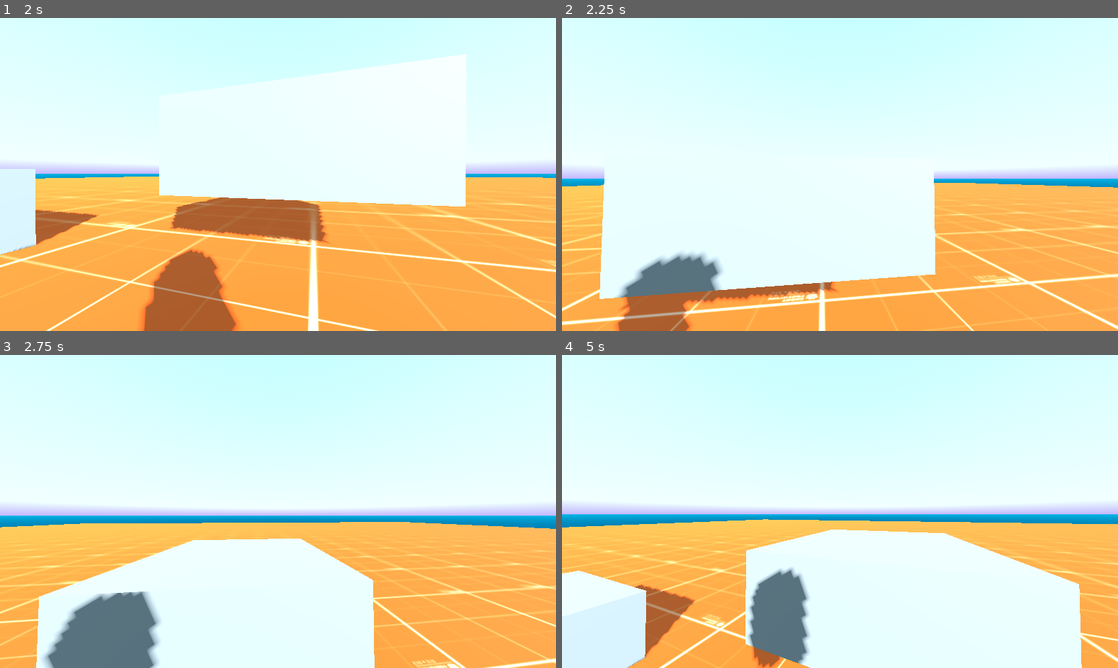
Above: before the commit, frames 1-4 (two rows, left to right).
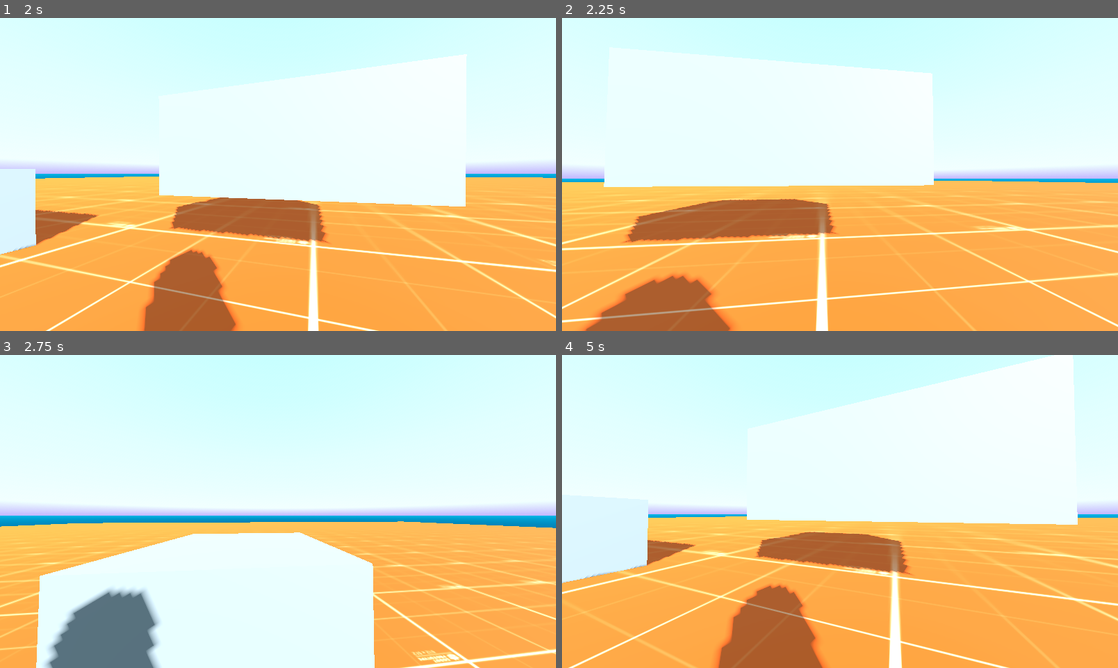
Above: after the commit, the same moments.

Repository: init-Sense/octant
Game: Godot game, scene res://scenes/octagon.tscn
Same seed, same stepped clock (60 frames per second), same inputs: the game is played once before the commit and once after it. A sky picture missing from this copy of the repository is replaced by a grey-blue gradient.
Inputs (mouse positions are in pixels of both pictures, inside the frame that each line leads up to):
- Up to frame 1 (2 s): tap Enter at 0.5 s; move the mouse to (305, 174) at 0.52 s; hold Q (debug_crouch_up) from 0.53 s (still down); tap Shift (sprint) at 0.6, 1.55 s; tap Space (jump) at 0.77, 0.8, 1.07, 1.35, 1.52, 1.82 s; move the mouse to (250, 174) at 1.27 s
- Up to frame 2 (2.25 s): keep holding Q (debug_crouch_up); move the mouse to (851, 168) at 2.02 s; tap Shift (sprint) at 2.1 s
- Up to frame 3 (2.75 s): keep holding Q (debug_crouch_up); tap Space (jump) at 2.3 s
- Up to frame 4 (5 s): keep holding Q (debug_crouch_up); move the mouse to (834, 517) at 2.77 s; tap Shift (sprint) at 2.85, 4.35 s; tap Space (jump) at 3.02, 3.32, 3.6, 3.77, 4.07, 4.52, 4.82 s; move the mouse to (878, 514) at 3.52 s; move the mouse to (795, 508) at 4.27 s

Frame 1 is identical in both runs. In frame 2, 28% of the frame differs, in the area x 0-100%, y 11-100%; in frame 3, 5.6%; in frame 4, 44%, in the area x 0-100%, y 0-100%.

Commit message:
fix: Multiple jumps

Diff:
--- a/scripts/player/jump.gd
+++ b/scripts/player/jump.gd
@@ -14,7 +14,7 @@
 
 #region VARIABLES
 var is_jump_requested: bool = false
-var has_jumped: bool = false
+var is_jumping: bool = false
 #endregion
 
 
@@ -27,19 +27,20 @@
 
 #region JUMP
 func start() -> void:
-	is_jump_requested = true
-	player.set_jumping()
+	if not is_jumping and player.is_on_floor():
+		is_jump_requested = true
+		player.set_jumping()
 
 
 func handle_jump() -> void:
-	if is_jump_requested and player.is_on_floor() and not has_jumped:
+	if is_jump_requested and player.is_on_floor():
 		movement.velocity_vector.y = JUMPING_SPEED
-		has_jumped = true
+		is_jumping = true
 		is_jump_requested = false
-		player.set_no_action()
 
 
 func ground_check() -> void:
-	if has_jumped and player.is_on_floor() and movement.velocity_vector.y <= 0:
-		has_jumped = false
+	if is_jumping and player.is_on_floor() and movement.velocity_vector.y <= 0:
+		is_jumping = false
+		player.set_no_action()
 #endregion
